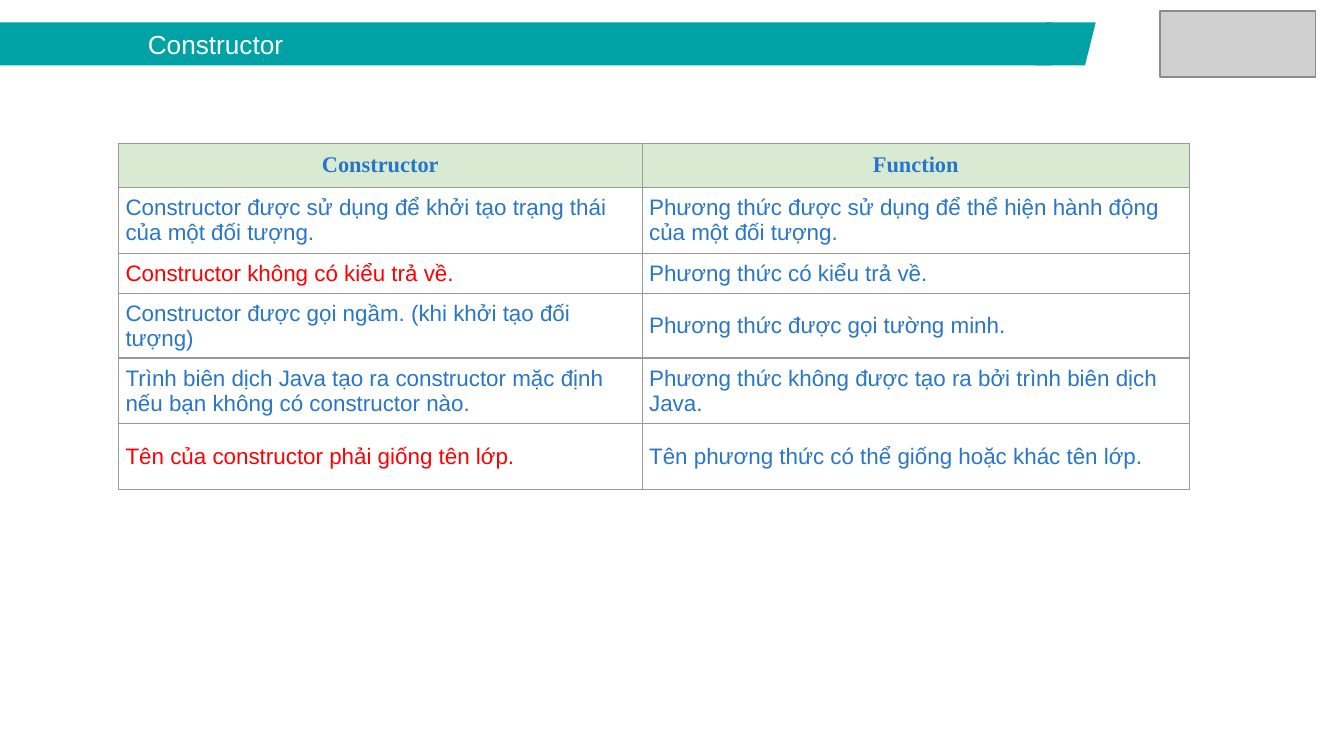
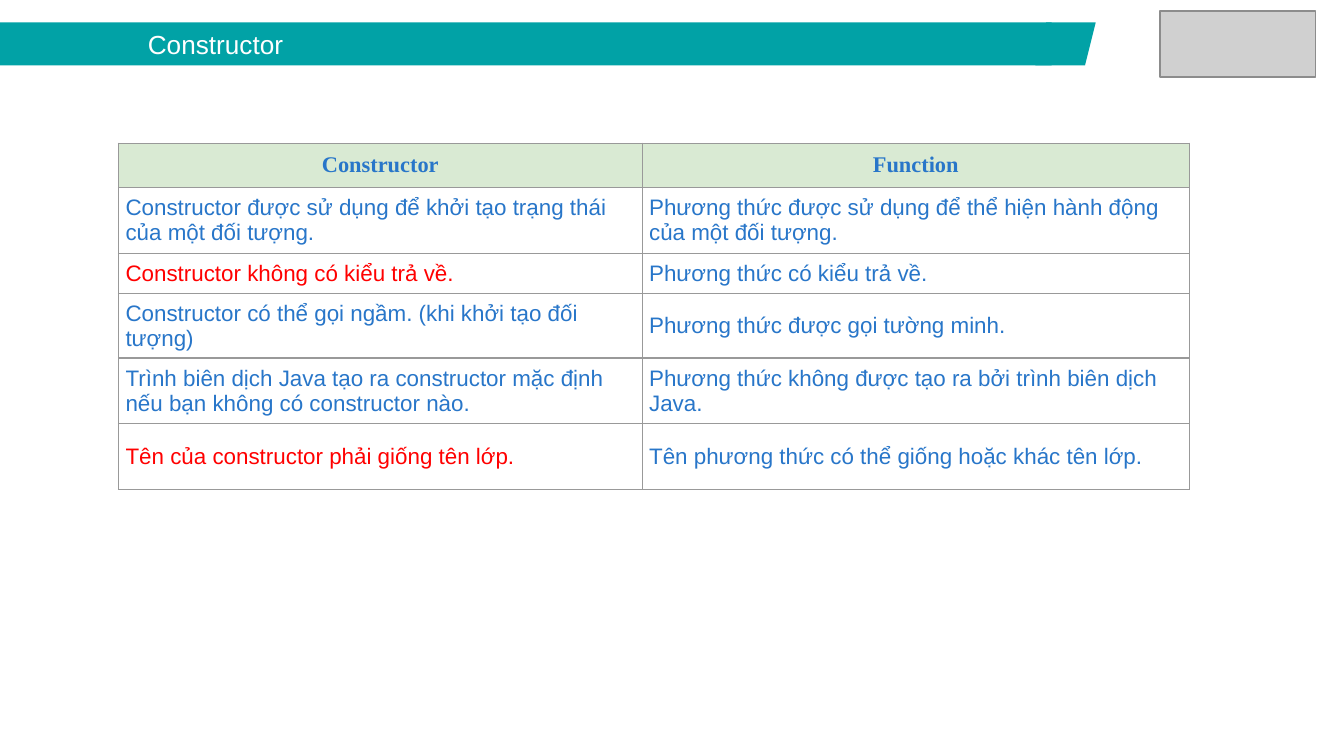
Before and after one commit to lamxung55/javacore, a slide deck: slide 16 of ppt/Java core - Lecture 5 - OOP.pptx. Drawn at 1344x756 pixels with LibreOffice and Linux fonts; fonts in the diff are those of the drawing; grey boxes stand for pictures. Boxes give left, top, right and bottom in pixels: in the first picture for what was removed or moved away, otherwise in the second. Text is boxed around its words. In the diff, an @@ line names an element or a change of style, - is before the commit and + after.

```diff
--- a/ppt/Java core - Lecture 5 - OOP.pptx
+++ b/ppt/Java core - Lecture 5 - OOP.pptx
@@ table at [118,142,1189,497] @@
-row 4, column 1: Constructor được gọi ngầm. (khi khởi tạo đối tượng)
+row 4, column 1: Constructor có thể gọi ngầm. (khi khởi tạo đối tượng)
```
Also in this commit, not shown: 2 other slides changed, 10 other files.
